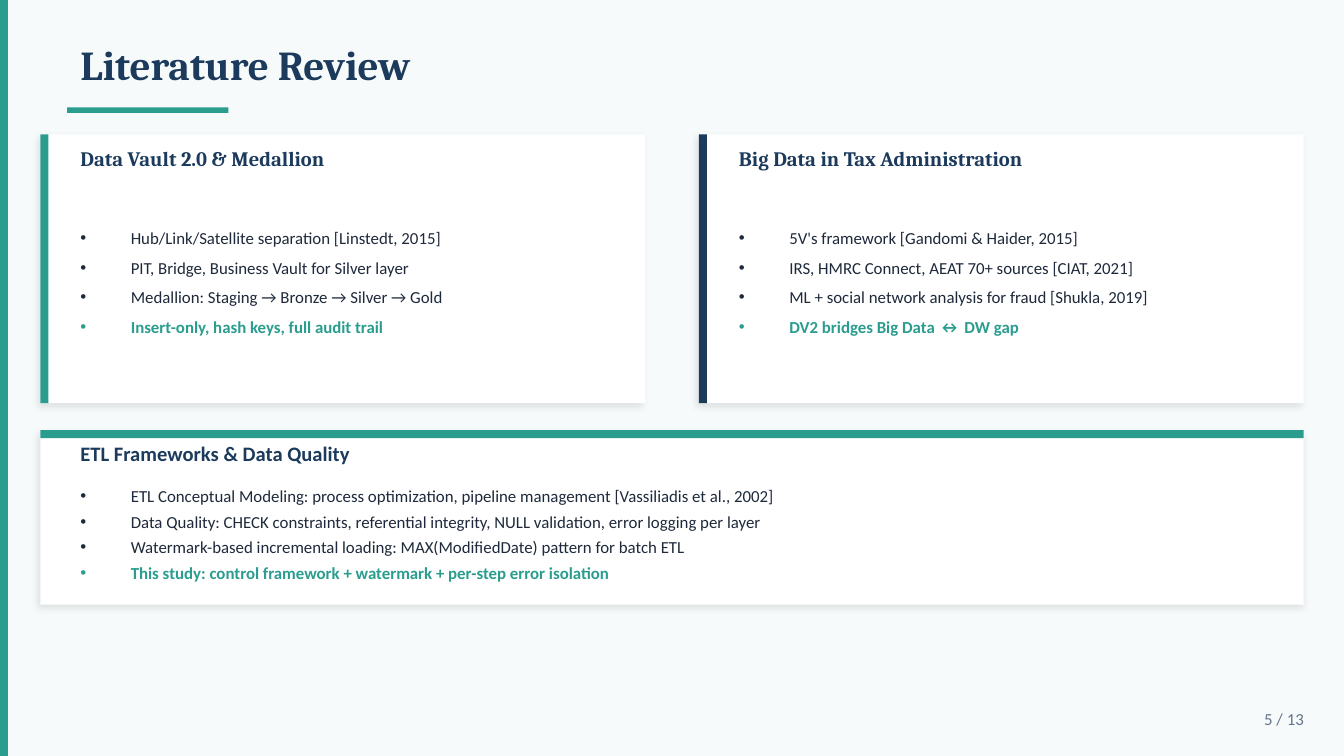
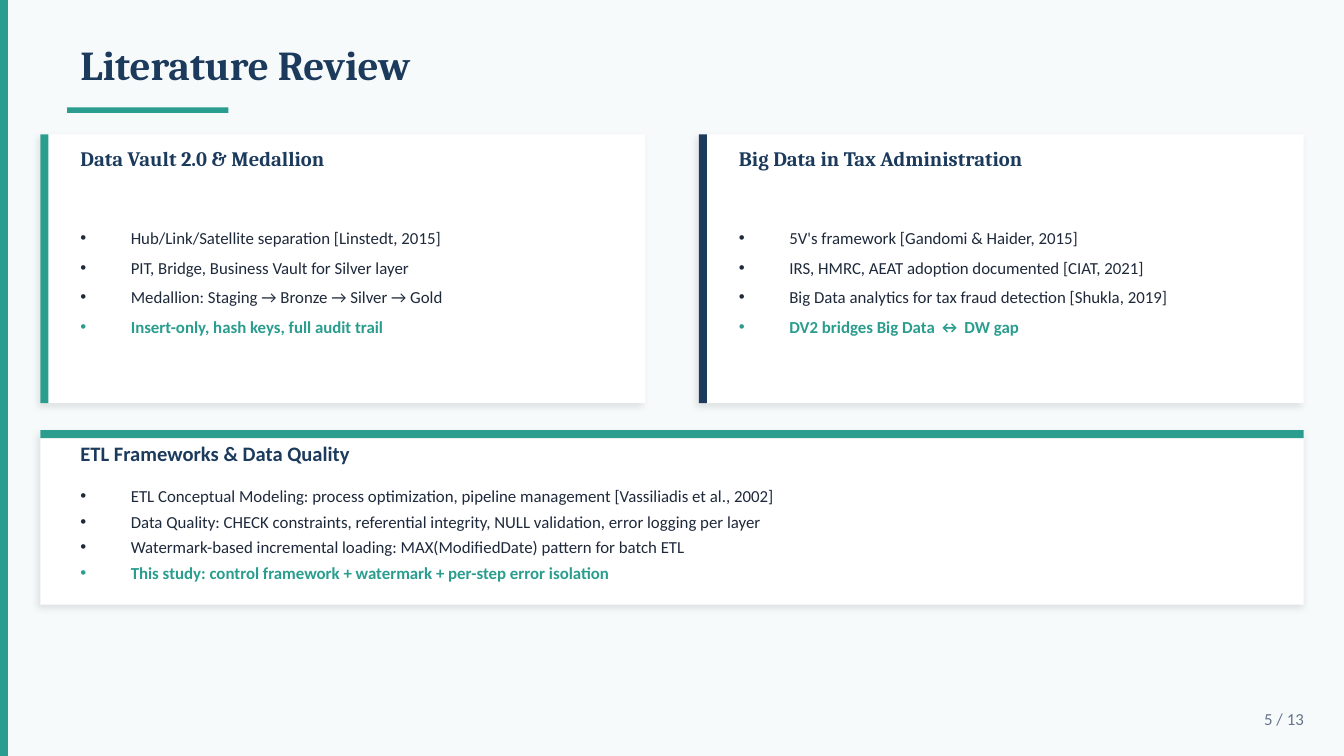
Before and after one commit to mvsotso/dv2-tax-data-warehouse-using-medallion, a slide deck: slide 5 of Documents/Final_Presentation.pptx. Drawn at 1344x756 pixels with LibreOffice and Linux fonts; fonts in the diff are those of the drawing. Boxes give left, top, right and bottom in pixels: in the first picture for what was removed or moved away, otherwise in the second. Text is boxed around its words. In the diff, an @@ line names an element or a change of style, - is before the commit and + after.

```diff
--- a/Documents/Final_Presentation.pptx
+++ b/Documents/Final_Presentation.pptx
@@ text at [789,262,1167,306]: text changed @@
-• IRS, HMRC Connect, AEAT 70+ sources [CIAT, 2021]
-• ML + social network analysis for fraud [Shukla, 2019]
+• IRS, HMRC, AEAT adoption documented [CIAT, 2021]
+• Big Data analytics for tax fraud detection [Shukla, 2019]
```
Also in this commit, not shown: 1 other slide changed, 2 other files.
